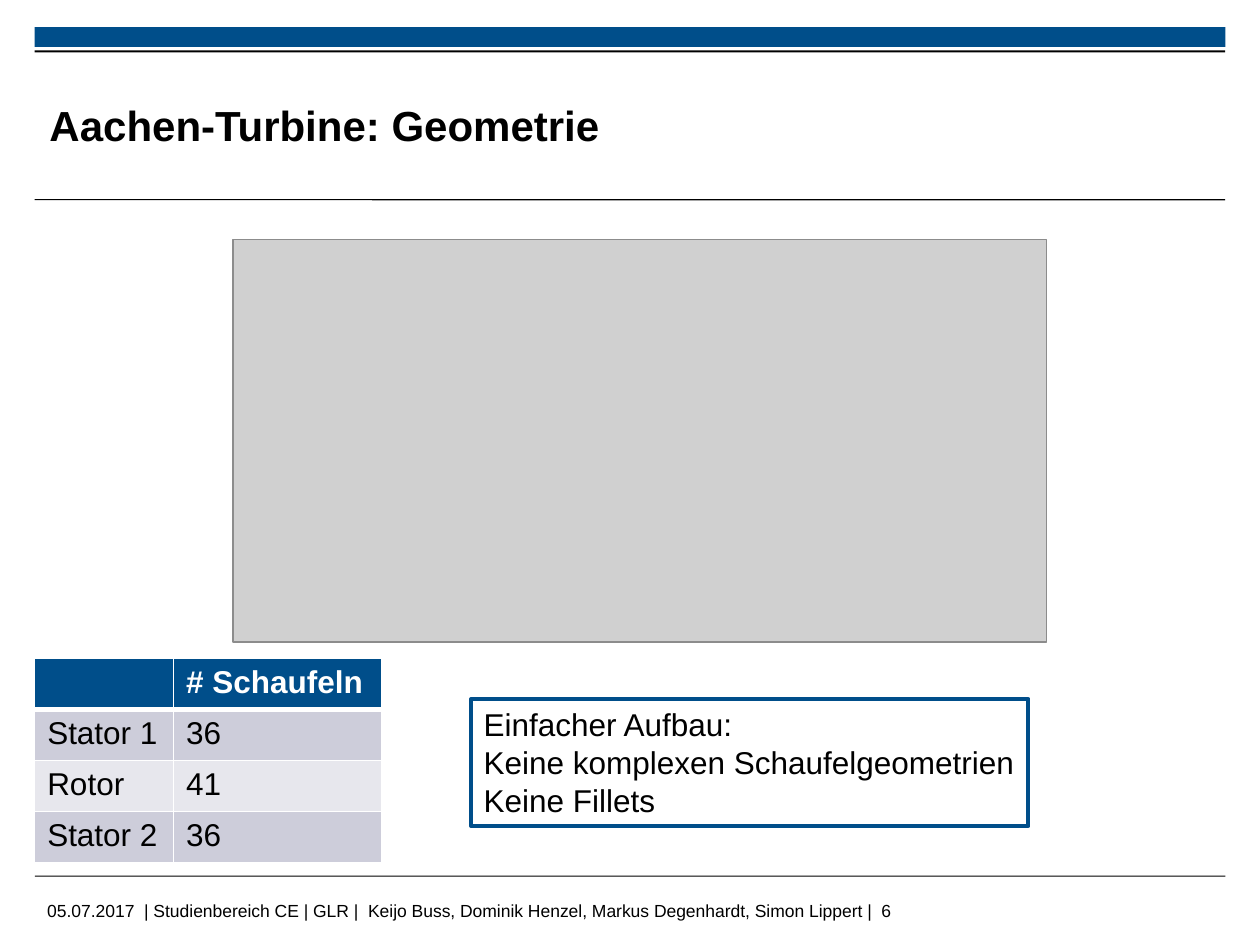
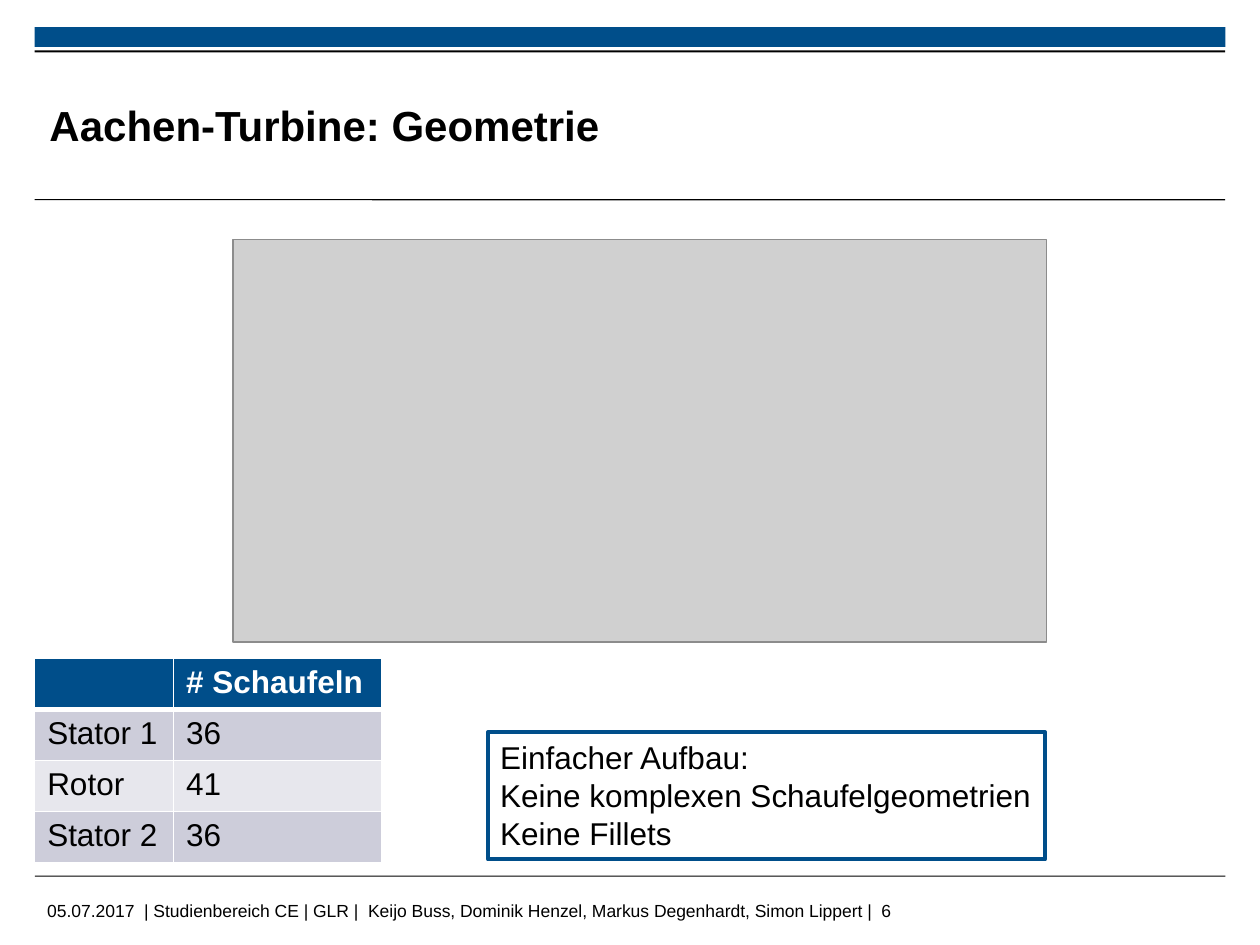
Before and after one commit to MDegenhardt/AusarbeitungADP, a slide deck: slide 6 of Präsentation/Abschluss_Präsentation_Simon.pptx. Drawn at 1260x945 pixels with LibreOffice and Linux fonts; fonts in the diff are those of the drawing; grey boxes stand for pictures; background and template pictures are left out. Boxes give left, top, right and bottom in pixels: in the first picture for what was removed or moved away, otherwise in the second. Text is boxed around its words. In the diff, an @@ line names an element or a change of style, - is before the commit and + after.

```diff
--- a/Präsentation/Abschluss_Präsentation_Simon.pptx
+++ b/Präsentation/Abschluss_Präsentation_Simon.pptx
@@ rectangle "Einfacher Aufbau:" moved from (x1=471, y1=699, x2=1028, y2=827) to (x1=488, y1=732, x2=1045, y2=859) @@
```
Also in this commit, not shown: 3 other slides changed, 1 slide added, 1 slide removed.
